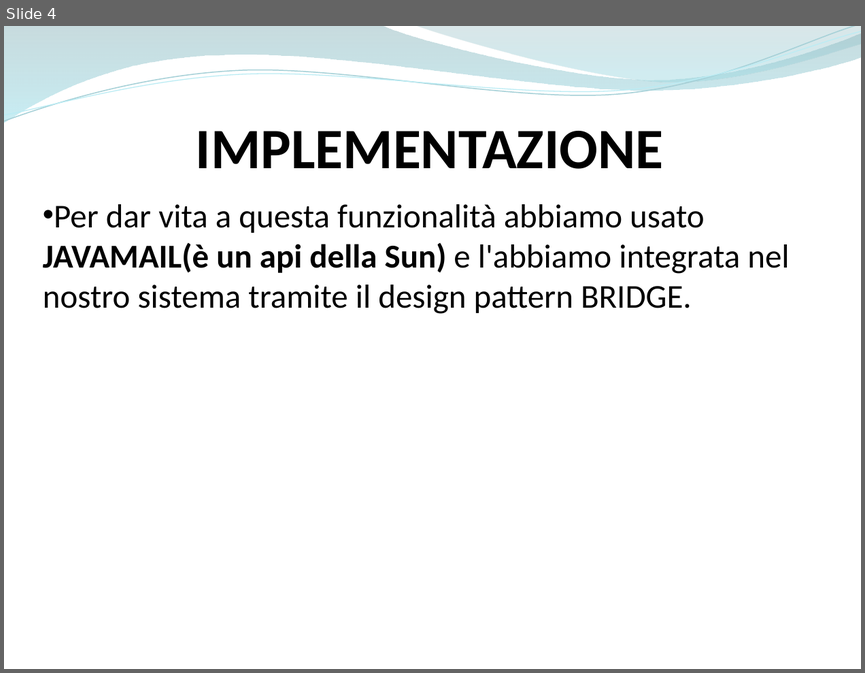
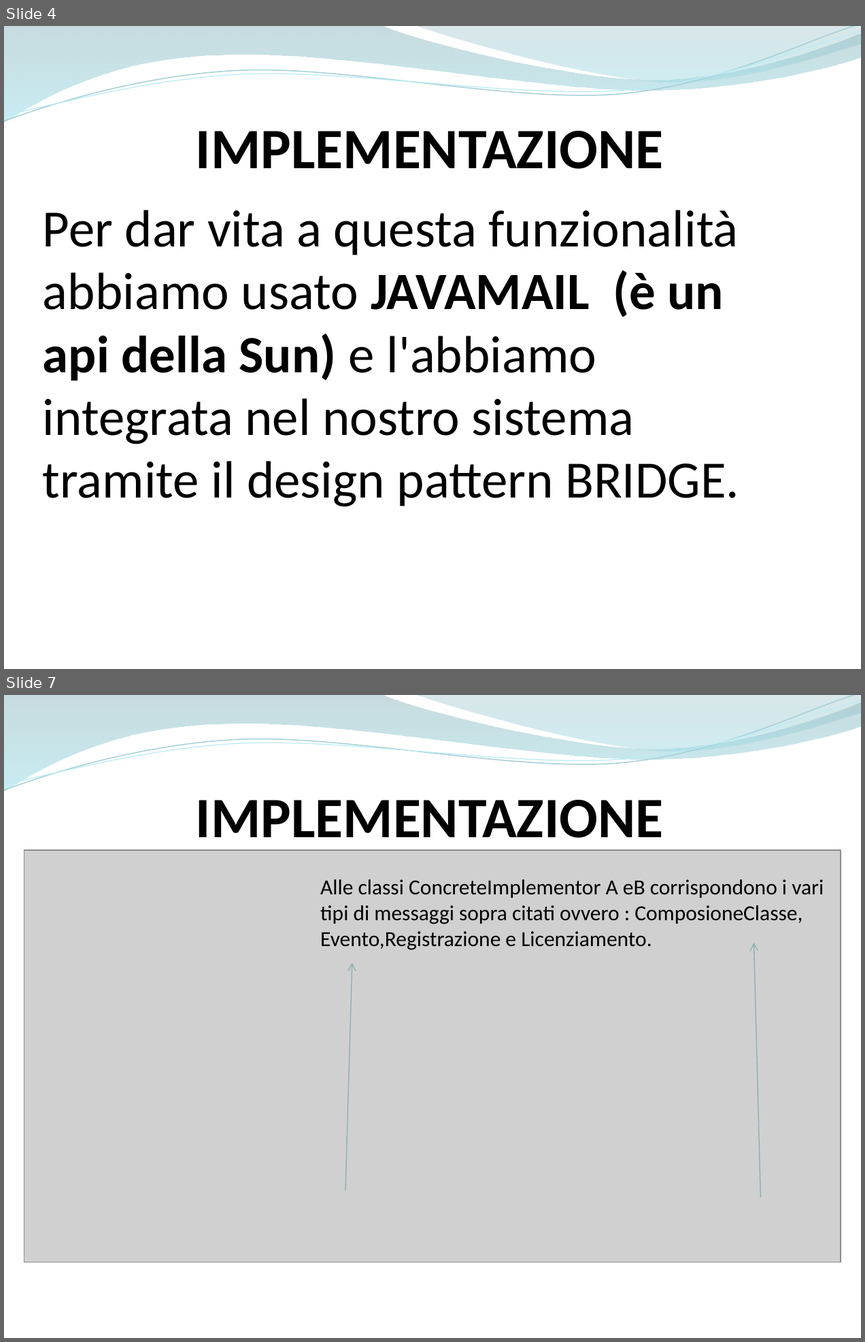
Before and after one commit to ammirate/at-silo, a slide deck: Presentazione/Atsilo1/Bottiglieri/Atsilo_A_GianfrancoB.pptx. Shown one above the other, each under a label of ours: slide 4 before the commit, slides 4 and 7 after it; the slides between them are not shown. The pictures are 865x673 and 865x1342 pixels, drawn with LibreOffice and Linux fonts; fonts in the diff are those of the drawing; grey boxes stand for pictures. Boxes give left, top, right and bottom in pixels: in the first picture for what was removed or moved away, otherwise in the second. Text is boxed around its words. In the diff, an @@ line names an element or a change of style, - is before the commit and + after.

```diff
--- a/Presentazione/Atsilo1/Bottiglieri/Atsilo_A_GianfrancoB.pptx
+++ b/Presentazione/Atsilo1/Bottiglieri/Atsilo_A_GianfrancoB.pptx
@@ slide 7 added at box(4, 695, 861, 1338), background #FFFFFF; not listed: 4 template elements that a slide beside it also shows @@
@@ text added at box(196, 800, 663, 850), 48 pt, text #000000, bold @@
+IMPLEMENTAZIONE
@@ picture added at box(24, 850, 841, 1261) @@
@@ text added at box(320, 879, 823, 950), 18 pt, text #000000 @@
+Alle classi ConcreteImplementor A eB corrispondono i vari
+tipi di messaggi sopra citati ovvero : ComposioneClasse,
+Evento,Registrazione e Licenziamento.
@@ arrow added from (761, 1197) to (753, 943), #8AAFB5 0.75 pt @@
@@ arrow added from (345, 1190) to (352, 962), #8AAFB5 0.75 pt @@
@@ slide 4 changed as well @@
@@ text at box(43, 210, 739, 507): text changed; size 28 to 44 pt @@
-• Per dar vita a questa funzionalità abbiamo usato JAVAMAIL(è un api della Sun) e l'abbiamo integrata nel nostro sistema tramite il design pattern BRIDGE.
+Per dar vita a questa funzionalità abbiamo usato JAVAMAIL (è un api della Sun) e l'abbiamo integrata nel nostro sistema tramite il design pattern BRIDGE.
```
Also in this commit, not shown: 3 other slides changed, 3 other slides added, 1 slide removed.
